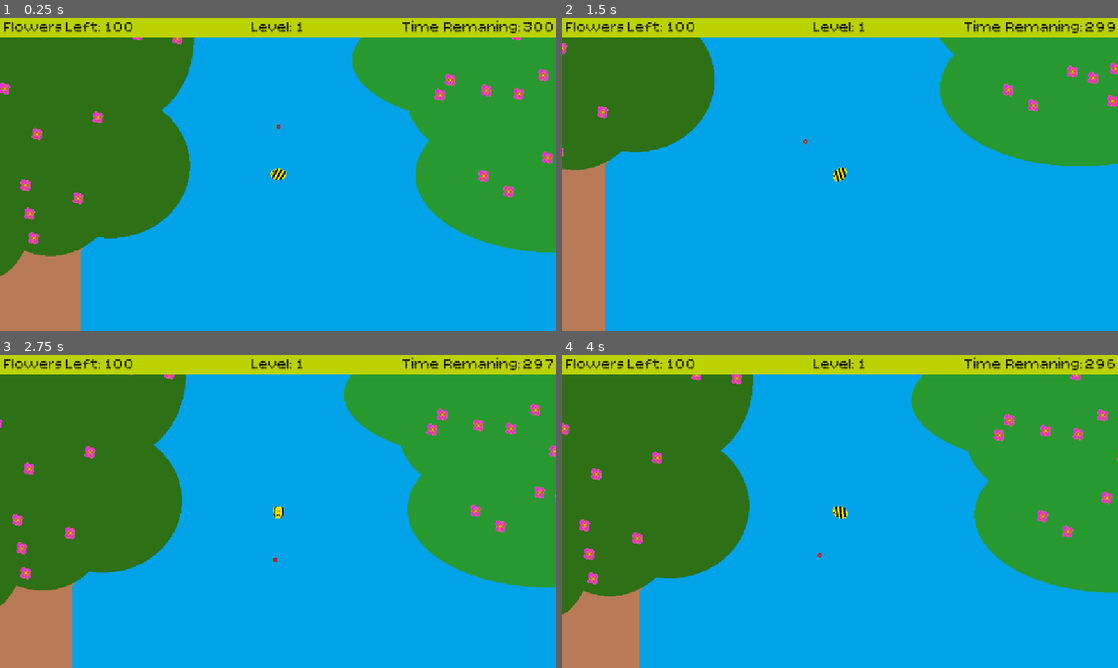
Above: before the commit, frames 1-4 (two rows, left to right).
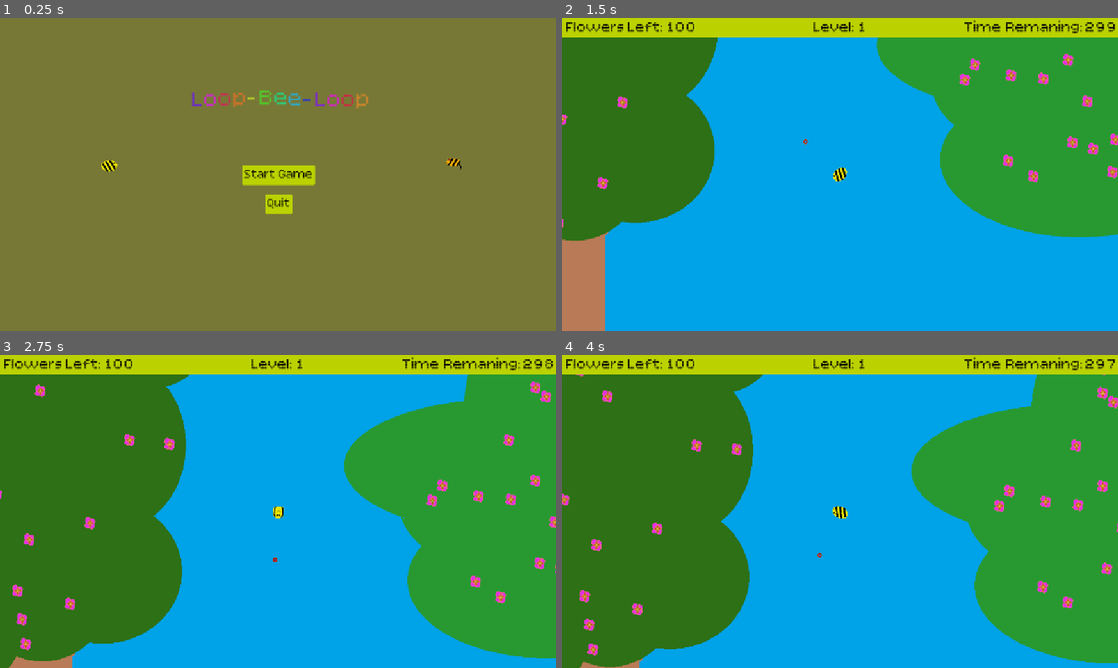
Above: after the commit, the same moments.

Repository: sparky-rss/gmtkgamejam
Game: Godot game, scene res://Scenes/main_menu.tscn
Two runs of this game, one before a commit and one after it. Both use one fixed random seed, a clock stepped at 60 frames per second and the inputs below. Before the commit the project starts from res://Scenes/world.tscn.
Inputs (mouse positions are in pixels of both pictures, inside the frame that each line leads up to):
- Up to frame 1 (0.25 s): no input
- Up to frame 2 (1.5 s): click (840, 174) at 0.5 s, where only the run after the commit has a clickable "Start Game"; hold D (GoRight) from 1.28 s (still down); tap Space (Loop) at 1.35 s
- Up to frame 3 (2.75 s): release D (GoRight) at 2.03 s; hold A (GoLeft) from 2.03 s (still down); tap S (Flutter) at 2.1 s; tap Space (Loop) at 2.3 s
- Up to frame 4 (4 s): release A (GoLeft) at 2.78 s; hold D (GoRight) from 2.78 s (still down); tap Space (Loop) at 2.85, 3.6 s

The runs differ from the first frame. In frame 1, 100% of the frame differs, in the area x 0-100%, y 0-100%; in frame 2, 17%; in frame 3, 21%; in frame 4, 22%.

Commit message:
Main menu setup

Diff:
--- /dev/null
+++ b/Scenes/main_menu.tscn
@@ -0,0 +1,122 @@
+[gd_scene load_steps=6 format=3 uid="uid://dbfks7fsotvud"]
+
+[ext_resource type="Script" uid="uid://c41ie1k7tbell" path="res://Scripts/node_2d.gd" id="1_28flt"]
+[ext_resource type="Texture2D" uid="uid://b7hc718jsrp5j" path="res://Images/HornetFrames.png" id="2_1ehe0"]
+[ext_resource type="Texture2D" uid="uid://flne8b5ixd1w" path="res://Images/BeeIcon.png" id="3_ce3w2"]
+
+[sub_resource type="AtlasTexture" id="AtlasTexture_n45e2"]
+atlas = ExtResource("2_1ehe0")
+region = Rect2(0, 0, 32, 32)
+
+[sub_resource type="SpriteFrames" id="SpriteFrames_opfnp"]
+animations = [{
+"frames": [{
+"duration": 1.0,
+"texture": SubResource("AtlasTexture_n45e2")
+}],
+"loop": true,
+"name": &"default",
+"speed": 5.0
+}]
+
+[node name="Node2D" type="CanvasLayer"]
+script = ExtResource("1_28flt")
+
+[node name="MenuBackground" type="ColorRect" parent="."]
+process_mode = 3
+z_index = -1
+offset_right = 1165.0
+offset_bottom = 657.0
+mouse_filter = 2
+color = Color(0.471483, 0.471234, 0.212482, 1)
+
+[node name="Label" type="RichTextLabel" parent="MenuBackground"]
+layout_mode = 1
+anchors_preset = 8
+anchor_left = 0.5
+anchor_top = 0.5
+anchor_right = 0.5
+anchor_bottom = 0.5
+offset_left = -357.0
+offset_top = -191.0
+offset_right = 357.0
+offset_bottom = 191.0
+grow_horizontal = 2
+grow_vertical = 2
+bbcode_enabled = true
+text = "Loop-Bee-Loop"
+horizontal_alignment = 1
+
+[node name="StartGame" type="Button" parent="."]
+anchors_preset = 8
+anchor_left = 0.5
+anchor_top = 0.5
+anchor_right = 0.5
+anchor_bottom = 0.5
+offset_left = -4.0
+offset_top = -4.0
+offset_right = 4.0
+offset_bottom = 4.0
+grow_horizontal = 2
+grow_vertical = 2
+theme_override_colors/font_disabled_color = Color(0, 0, 0, 1)
+theme_override_colors/font_hover_pressed_color = Color(0, 0, 0, 1)
+theme_override_colors/font_hover_color = Color(0, 0, 0, 1)
+theme_override_colors/icon_disabled_color = Color(0, 0, 0, 1)
+theme_override_colors/icon_hover_pressed_color = Color(0, 0, 0, 1)
+theme_override_colors/icon_hover_color = Color(0, 0, 0, 1)
+theme_override_colors/icon_pressed_color = Color(0, 0, 0, 1)
+theme_override_colors/icon_focus_color = Color(0, 0, 0, 1)
+theme_override_colors/icon_normal_color = Color(0, 0, 0, 1)
+theme_override_colors/font_outline_color = Color(0, 0, 0, 1)
+theme_override_colors/font_color = Color(0, 0, 0, 1)
+theme_override_colors/font_focus_color = Color(0, 0, 0, 1)
+theme_override_colors/font_pressed_color = Color(0, 0, 0, 1)
+theme_override_font_sizes/font_size = 25
+text = "Start Game"
+
+[node name="Quit" type="Button" parent="."]
+anchors_preset = 8
+anchor_left = 0.5
+anchor_top = 0.5
+anchor_right = 0.5
+anchor_bottom = 0.5
+offset_left = -19.0
+offset_top = 46.0
+offset_right = 20.0
+offset_bottom = 74.0
+grow_horizontal = 2
+grow_vertical = 2
+theme_override_colors/font_disabled_color = Color(0, 0, 0, 1)
+theme_override_colors/font_hover_pressed_color = Color(0, 0, 0, 1)
+theme_override_colors/font_hover_color = Color(0, 0, 0, 1)
+theme_override_colors/icon_disabled_color = Color(0, 0, 0, 1)
+theme_override_colors/icon_hover_pressed_color = Color(0, 0, 0, 1)
+theme_override_colors/icon_hover_color = Color(0, 0, 0, 1)
+theme_override_colors/icon_pressed_color = Color(0, 0, 0, 1)
+theme_override_colors/icon_focus_color = Color(0, 0, 0, 1)
+theme_override_colors/icon_normal_color = Color(0, 0, 0, 1)
+theme_override_colors/font_outline_color = Color(0, 0, 0, 1)
+theme_override_colors/font_color = Color(0, 0, 0, 1)
+theme_override_colors/font_focus_color = Color(0, 0, 0, 1)
+theme_override_colors/font_pressed_color = Color(0, 0, 0, 1)
+theme_override_font_sizes/font_size = 25
+text = "Quit"
+
+[node name="Hornet" type="AnimatedSprite2D" parent="."]
+position = Vector2(940, 305)
+sprite_frames = SubResource("SpriteFrames_opfnp")
+
+[node name="Bee" type="RigidBody2D" parent="."]
+gravity_scale = 0.0
+
+[node name="Sprite2D" type="Sprite2D" parent="Bee"]
+position = Vector2(226, 305)
+texture = ExtResource("3_ce3w2")
+flip_h = true
+
+[node name="Marker2D" type="Marker2D" parent="Bee/Sprite2D"]
+position = Vector2(0, -100)
+
+[connection signal="pressed" from="StartGame" to="." method="_on_start_game_pressed"]
+[connection signal="pressed" from="Quit" to="." method="_on_quit_pressed"]
--- a/Scripts/SoundManager.gd
+++ b/Scripts/SoundManager.gd
@@ -13,22 +13,22 @@
 	music_bus = AudioServer.get_bus_index("Music")
 	sfx_bus = AudioServer.get_bus_index("Sfx")
 	set_master_volume(1)
-	set_music_volume(1)
+	set_music_volume(0.4)
 	set_sfx_volume(1)
 
-func set_master_volume(value = -1) -> void:
+func set_master_volume(value : float = -1.0) -> void:
 	master_volume = value
 	if value == -1:
 		value = get_master_volume()
 	AudioServer.set_bus_volume_db(master_bus, linear_to_db(value))
 
-func set_music_volume(value = -1) -> void:
+func set_music_volume(value : float = -1.0) -> void:
 	music_volume = value
 	if value == -1:
 		value = get_music_volume()
 	AudioServer.set_bus_volume_db(music_bus, linear_to_db(value))
 
-func set_sfx_volume(value = -1) -> void:
+func set_sfx_volume(value : float = -1.0) -> void:
 	sfx_volume = value
 	if value == -1:
 		value = get_sfx_volume()
--- /dev/null
+++ b/Scripts/node_2d.gd
@@ -0,0 +1,49 @@
+extends CanvasLayer
+
+var bumble_up : bool = true
+var bumble : float = 0
+var looping : bool = false
+var loop_center : Vector2 = Vector2.ZERO
+var loop_angle : float = 0.0
+var loop_direction : int = 1
+var loop_steps : int = 50
+var loop_step : int = 0
+var start_offset : Vector2 = Vector2.ZERO
+var loop_duration : float = 1.0
+var incoming_velocity : float = 0.0
+var exit_velocity : float
+
+func _ready() -> void:
+	SoundManager.init_sound_system()
+	var title_node = get_node("MenuBackground/Label")
+	title_node.text = str("[font_size=50][rainbow freq=.2 sat=.8 val=.8][wave amp=20 freq=20]Loop-Bee-Loop[/wave][/rainbow][/font_size]")
+	var start_button = get_node("StartGame")
+	var quit_button = get_node("Quit")
+	style_that_box(start_button)
+	style_that_box(quit_button)
+
+func _process(_delta: float) -> void:
+	get_node("Hornet").position.y = (get_node("Hornet").position.y + bumble)
+	if bumble_up:
+		bumble -= .05
+		if bumble <= -2:
+			bumble_up = false
+	else:
+		bumble += .05
+		if bumble >= 2:
+			bumble_up = true
+
+	#TODO: Get bee to do loop-de-loops!
+
+func _on_quit_pressed() -> void:
+	get_tree().quit()
+
+
+func _on_start_game_pressed() -> void:
+	get_tree().change_scene_to_file("res://Scenes/world.tscn")
+
+func style_that_box(node_to_style : Node) -> void:
+	var stylebox: StyleBox = node_to_style.get_theme_stylebox("normal")
+	stylebox.bg_color = "#bbd200"
+	node_to_style.add_theme_stylebox_override("normal", stylebox)
+	node_to_style.show()
--- a/Scripts/player.gd
+++ b/Scripts/player.gd
@@ -23,7 +23,6 @@
 var exit_velocity : float
 
 func _ready() -> void:
-	SoundManager.init_sound_system()
 	play_sound("BGM")
 	Globals.player = self
 	player_sprite = get_node("Sprite2D")
--- a/project.godot
+++ b/project.godot
@@ -11,7 +11,7 @@
 [application]
 
 config/name="GMTKGameJam"
-run/main_scene="uid://d2f3w61s8ym8t"
+run/main_scene="uid://dbfks7fsotvud"
 config/features=PackedStringArray("4.4", "GL Compatibility")
 config/icon="uid://flne8b5ixd1w"
 
Not shown, added: Scripts/node_2d.gd.uid
